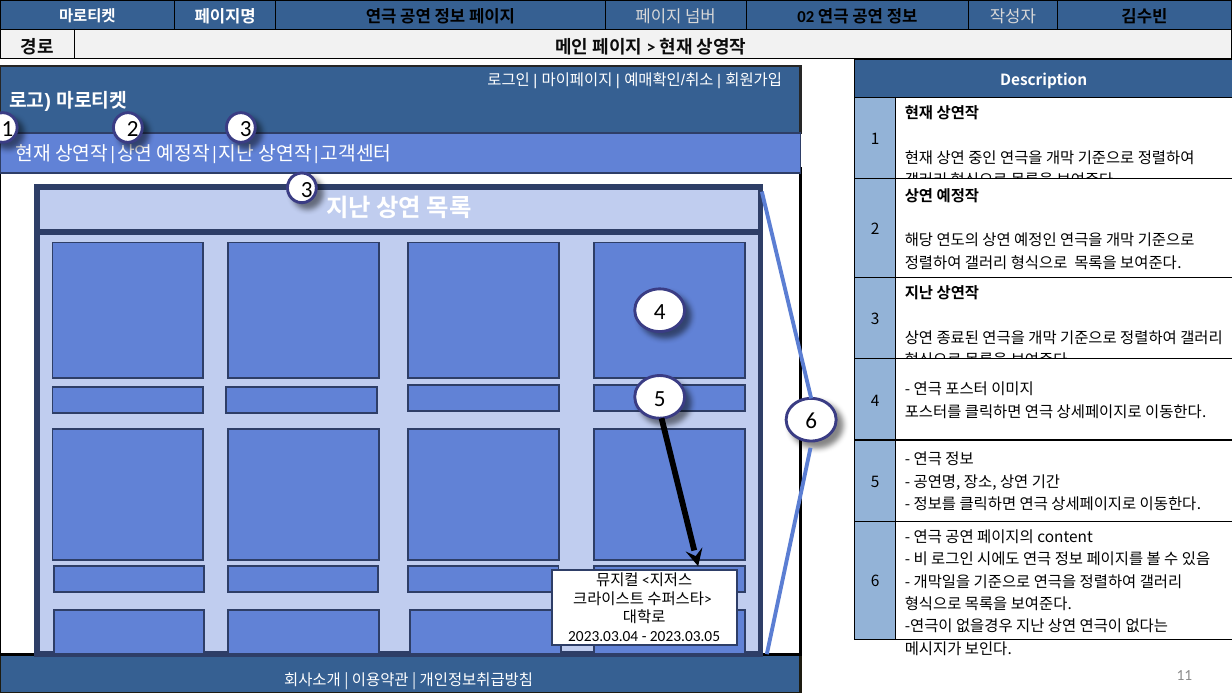
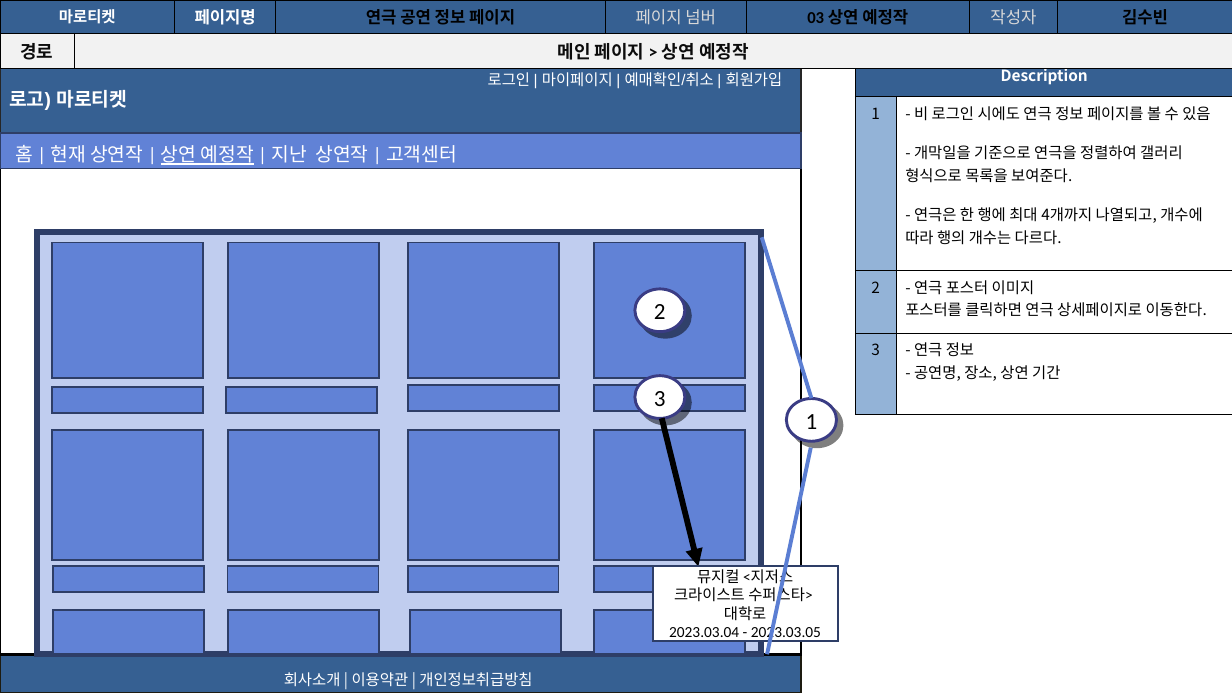
Before and after one commit to Soobinnni/Marroticket, a slide deck: slide 14 of 프로젝트 산출물/9. 스토리보드/마로티켓 사용자 스토리보드.pptx (slide 11 before the commit). Drawn at 1232x693 pixels with LibreOffice and Linux fonts; fonts in the diff are those of the drawing. Boxes give left, top, right and bottom in pixels: in the first picture for what was removed or moved away, otherwise in the second. Text is boxed around its words. In the diff, an @@ line names an element or a change of style, - is before the commit and + after.

```diff
--- a/프로젝트 산출물/9. 스토리보드/마로티켓 사용자 스토리보드.pptx
+++ b/프로젝트 산출물/9. 스토리보드/마로티켓 사용자 스토리보드.pptx
@@ table at (x1=0, y1=0, x2=1232, y2=303) @@
-row 1, column 6: 02 연극 공연 정보
+row 1, column 6: 03 상연 예정작
-row 2, column 2: 메인 페이지 > 현재 상영작
+row 2, column 2: 메인 페이지 > 상연 예정작
@@ borders changed @@
@@ table at (x1=855, y1=59, x2=1232, y2=385) @@
-row 2: 1 | 현재 상연작 / 현재 상연 중인 연극을 개막 기준으로 정렬하여 갤러리 형식으로 목록을 보여준다.
-row 3: 2 | 상연 예정작 / 해당 연도의 상연 예정인 연극을 개막 기준으로 정렬하여 갤러리 형식으로 목록을 보여준다.
-row 4: 3 | 지난 상연작 / 상연 종료된 연극을 개막 기준으로 정렬하여 갤러리 형식으로 목록을 보여준다.
-row 5: 4 | - 연극 포스터 이미지 / 포스터를 클릭하면 연극 상세페이지로 이동한다.
-row 6: 5 | - 연극 정보 / - 공연명, 장소, 상연 기간 / - 정보를 클릭하면 연극 상세페이지로 이동한다.
-row 7: 6 | - 연극 공연 페이지의 content / - 비 로그인 시에도 연극 정보 페이지를 볼 수 있음 / - 개막일을 기준으로 연극을 정렬하여 갤러리 형식으로 목록을 보여준다. / -연극이 없을경우 지난 상연 연극이 없다는 메시지가 보인다.
+row 2: 1 | - 비 로그인 시에도 연극 정보 페이지를 볼 수 있음 / - 개막일을 기준으로 연극을 정렬하여 갤러리 형식으로 목록을 보여준다. / - 연극은 한 행에 최대 4개까지 나열되고, 개수에 따라 행의 개수는 다르다.
+row 3: 2 | - 연극 포스터 이미지 / 포스터를 클릭하면 연극 상세페이지로 이동한다.
+row 4: 3 | - 연극 정보 / - 공연명, 장소, 상연 기간
@@ rectangle "로고) 마로티켓" at (x1=0, y1=66, x2=800, y2=133): outline #262626 2 pt to #262626 2.01 pt @@
@@ rectangle resized from (x1=0, y1=133, x2=800, y2=173) to (x1=0, y1=133, x2=800, y2=168) @@
@@ text at (x1=15, y1=145, x2=457, y2=165): text changed @@
-현재 상연작|상연 예정작|지난 상연작|고객센터
+홈 | 현재 상연작 | 상연 예정작 | 지난 상연작 | 고객센터
@@ rectangle at (x1=0, y1=168, x2=800, y2=654): outline #000000 2 pt to #000000 2.01 pt @@
@@ ellipse removed at (x1=287, y1=173, x2=316, y2=202) @@
-3
@@ rectangle removed at (x1=37, y1=187, x2=761, y2=609) @@
-지난 상연 목록
@@ rectangle at (x1=37, y1=232, x2=761, y2=654): outline #2E3E67 4.5 pt to #2E3E67 4.54 pt @@
@@ line moved from (762, 191) - (811, 398) to (762, 238) - (811, 398) @@
@@ line (762, 238) - (811, 398): stroke #5B7ED3 3 pt to #5B7ED3 3.03 pt @@
@@ ellipse "2" resized from (x1=114, y1=113, x2=142, y2=142) to (x1=635, y1=289, x2=685, y2=332) @@
@@ ellipse removed at (x1=635, y1=288, x2=685, y2=331) @@
-4
@@ ellipse "3" resized from (x1=226, y1=113, x2=255, y2=142) to (x1=635, y1=375, x2=685, y2=418) @@
@@ ellipse removed at (x1=635, y1=375, x2=685, y2=418) @@
-5
@@ arrow (662, 418) - (698, 567): stroke #000000 4.5 pt to #000000 4.54 pt; arrowheads changed @@
@@ ellipse removed at (x1=786, y1=398, x2=836, y2=441) @@
-6
@@ outline #3A3C84 2.25 pt to #3A3C84 2.27 pt; shadow changed in 3 elements at (x1=635, y1=289, x2=685, y2=332), (x1=635, y1=375, x2=685, y2=418), (x1=787, y1=398, x2=836, y2=441) @@
@@ ellipse "1" resized from (x1=0, y1=113, x2=17, y2=142) to (x1=787, y1=398, x2=836, y2=441) @@
@@ line (811, 447) - (767, 654): stroke #5B7ED3 3 pt to #5B7ED3 3.03 pt @@
@@ rectangle "뮤지컬 <지저스 크라이스트 수퍼스타>" moved from (x1=552, y1=569, x2=737, y2=644) to (x1=653, y1=567, x2=837, y2=641) @@
@@ rectangle "회사소개 | 이용약관 | 개인정보취급방침" at (x1=0, y1=654, x2=800, y2=693): indent changed; outline #1D1B10 2 pt to #1D1B10 2.01 pt @@
@@ page number removed at (x1=1177, y1=670, x2=1193, y2=680) @@
-11
```
Also in this commit, not shown: 47 other slides changed, 13 slides added, 1 slide removed, 36 other files.
